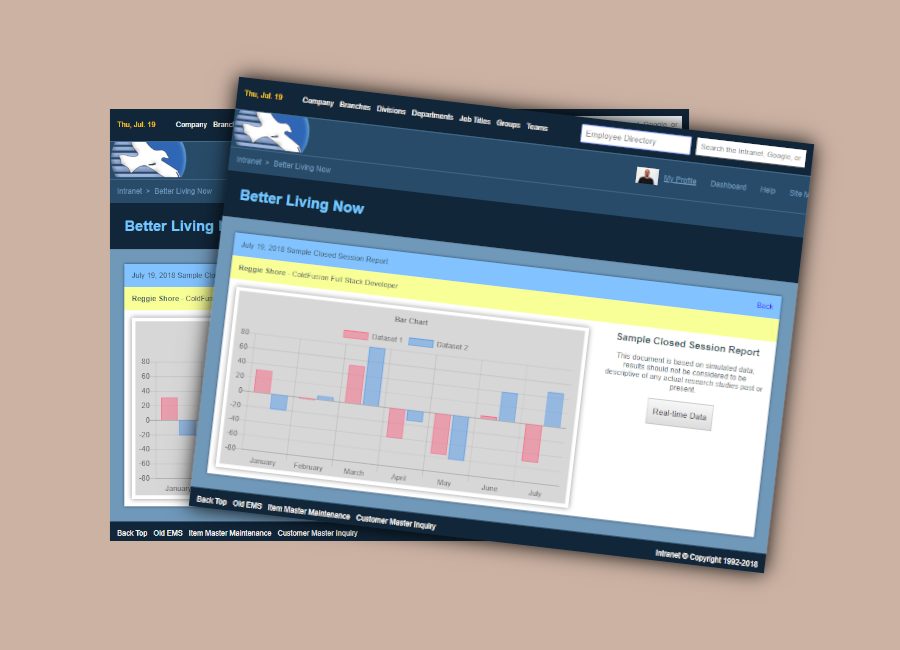
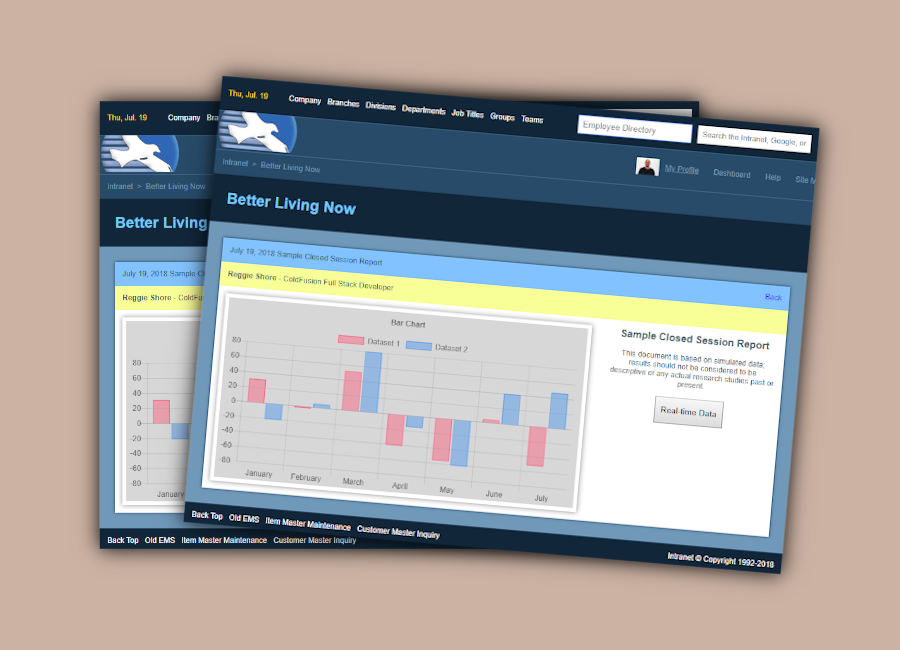
Before/after of a 900×650 layered artwork. What changed in the layer stack:
painted on "Pasted Layer copy" over (x1=151, y1=55, x2=843, y2=595)
painted on "Pasted Layer" over (x1=76, y1=69, x2=732, y2=581)
